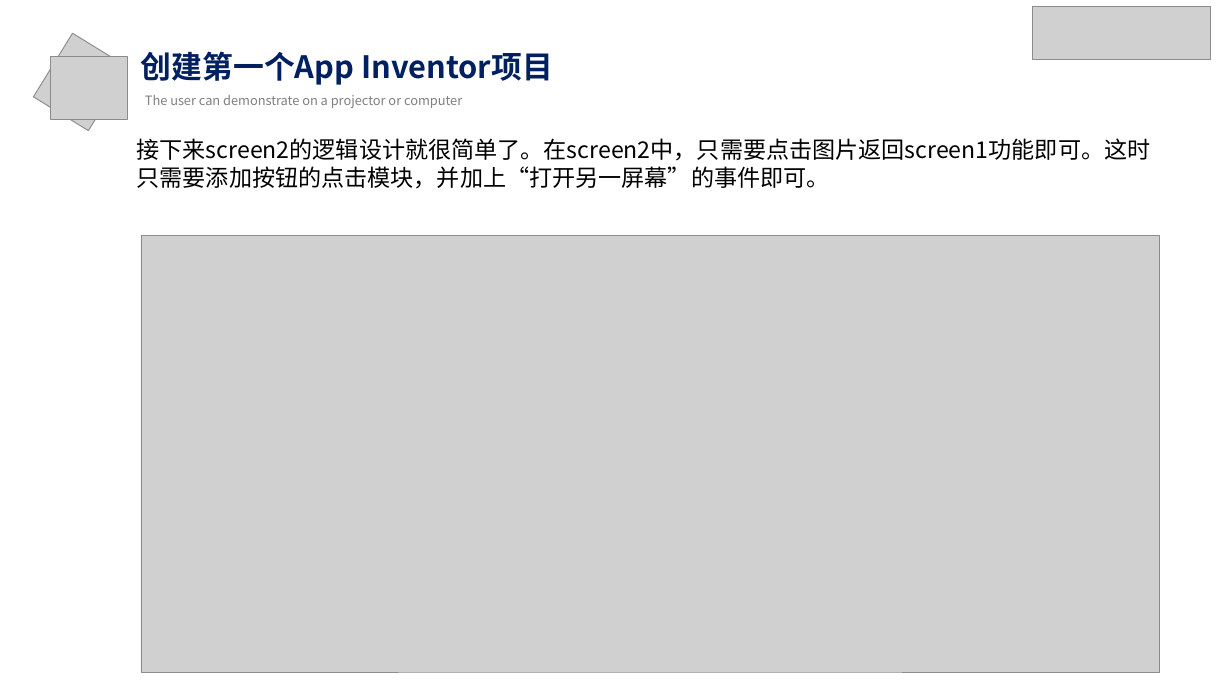
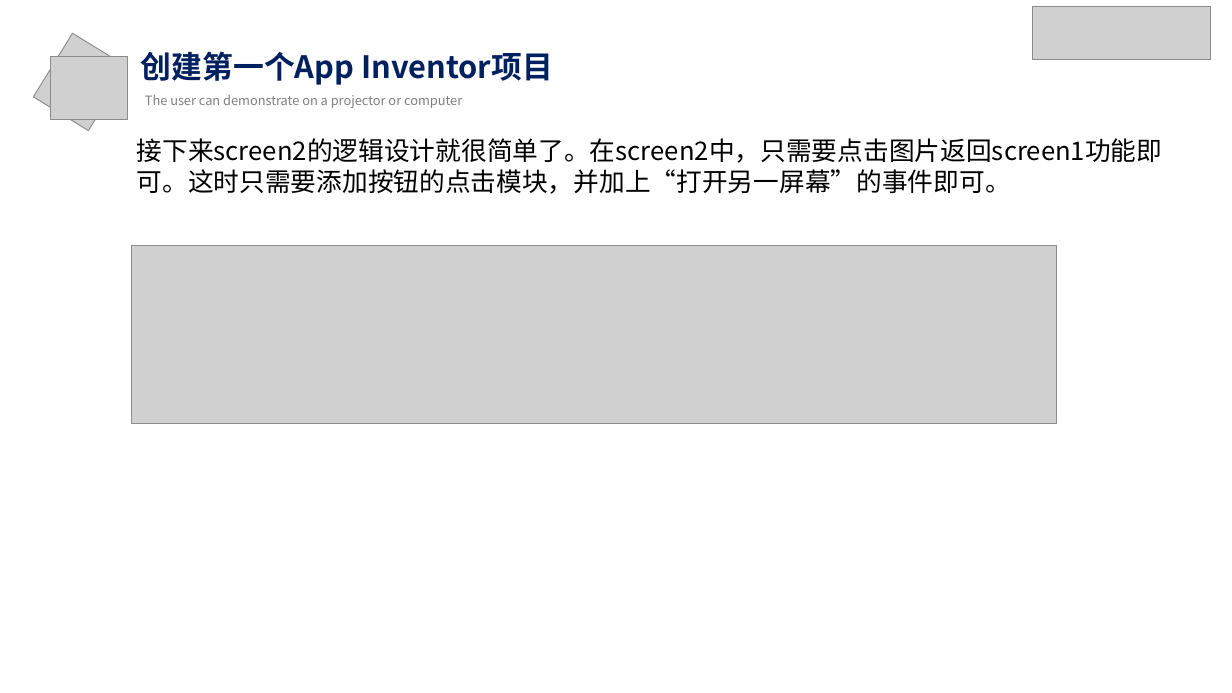
Before and after one commit to appInventorPro/pro, a slide deck: slide 10 of ppt/案例一.2.pptx. Drawn at 1232x693 pixels with LibreOffice and Linux fonts; fonts in the diff are those of the drawing; grey boxes stand for pictures. Boxes give left, top, right and bottom in pixels: in the first picture for what was removed or moved away, otherwise in the second. Text is boxed around its words. In the diff, an @@ line names an element or a change of style, - is before the commit and + after.

```diff
--- a/ppt/案例一.2.pptx
+++ b/ppt/案例一.2.pptx
@@ text "接下来screen2的逻辑设计就很简单了。在screen2中，只需要点击图片返回screen1功能即可。这时只需要添加按 ..." at (x1=137, y1=138, x2=1163, y2=194): size 18 to 20 pt @@
@@ picture removed at (x1=141, y1=236, x2=1160, y2=673) @@
@@ text removed at (x1=507, y1=235, x2=692, y2=243) @@
-标题文字添加
@@ picture added at (x1=132, y1=246, x2=1057, y2=423) @@
```
Also in this commit, not shown: 8 other slides changed, 5 other files.
